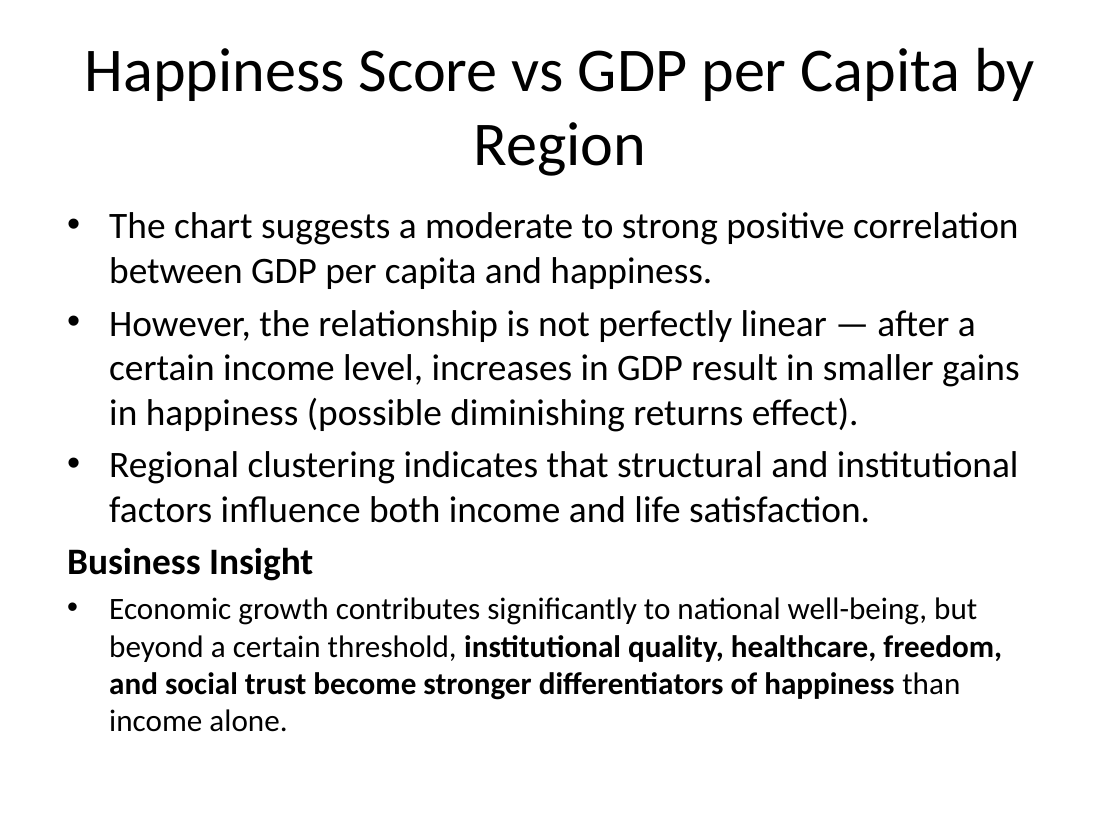
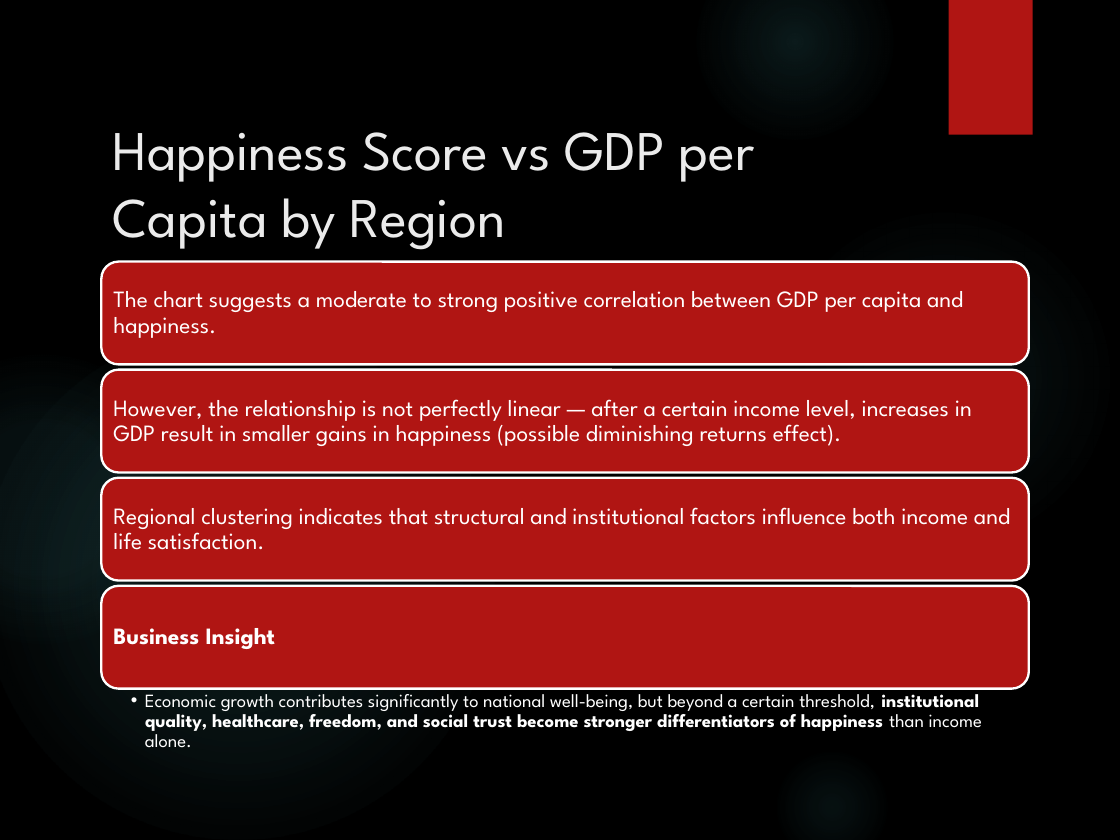
Before and after one commit to EvMiga/World-Happiness-Analysis, a slide deck: slide 14 of Happiness_Dashboard_Analysis.pptx. Drawn at 1120x840 pixels with LibreOffice and Linux fonts; fonts in the diff are those of the drawing; background and template pictures are left out. Boxes give left, top, right and bottom in pixels: in the first picture for what was removed or moved away, otherwise in the second. Text is boxed around its words. In the diff, an @@ line names an element or a change of style, - is before the commit and + after.

```diff
--- a/Happiness_Dashboard_Analysis.pptx
+++ b/Happiness_Dashboard_Analysis.pptx
@@ background #FFFFFF to picture (left out) @@
@@ ellipse added at (697,0,893,140), fill gradient #50B9C1 @@
@@ rectangle added at (949,0,1033,134), fill #B01513 @@
@@ title "Happiness Score vs GDP per ...": place and size @@
-title "Happiness Score vs GDP per ..." at (85,47,1034,176)
+title "Happiness Score vs GDP per ..." at (113,132,755,250)
@@ title "Happiness Score vs GDP per ..." at (113,132,755,250): size 40 to 36 pt, font Calibri to League Spartan, text colour #000000 to #EBEBEB; alignment centre to left; vertical alignment middle to top @@
@@ ellipse added at (772,205,1117,550), fill gradient #50B9C1 @@
@@ text removed at (67,212,1019,732) @@
-• The chart suggests a moderate to strong positive correlation between GDP per capita and happiness.
-• However, the relationship is not perfectly linear — after a certain income level, increases in GDP result in smaller gains in happiness (possible diminishing returns effect).
-• Regional clustering indicates that structural and institutional factors influence both income and life satisfaction.
-Business Insight
-• Economic growth contributes significantly to national well-being, but beyond a certain threshold, institutional quality, healthcare, freedom, and social trust become stronger differentiators of happiness than income alone.
@@ ellipse added at (0,327,494,840), fill gradient #50B9C1 @@
@@ ellipse added at (0,355,186,644), fill gradient #50B9C1 @@
@@ group added at (102,262,1029,748): 5 texts, 4 rounded rectangles @@
+The chart suggests a moderate to strong positive correlation between GDP per capita and happiness.
+However, the relationship is not perfectly linear — after a certain income level, increases in GDP result in smaller gains in happiness (possible diminishing returns effect).
+Regional clustering indicates that structural and institutional factors influence both income and life satisfaction.
+Business Insight
+  • Economic growth contributes significantly to national well-being, but beyond a certain threshold, institutional quality, healthcare, freedom, and social trust become stronger differentiators of happiness than income alone.
@@ ellipse added at (772,747,893,840), fill gradient #50B9C1 @@
```
Also in this commit, not shown: 15 other slides changed, 4 slides added, 4 slides removed.
